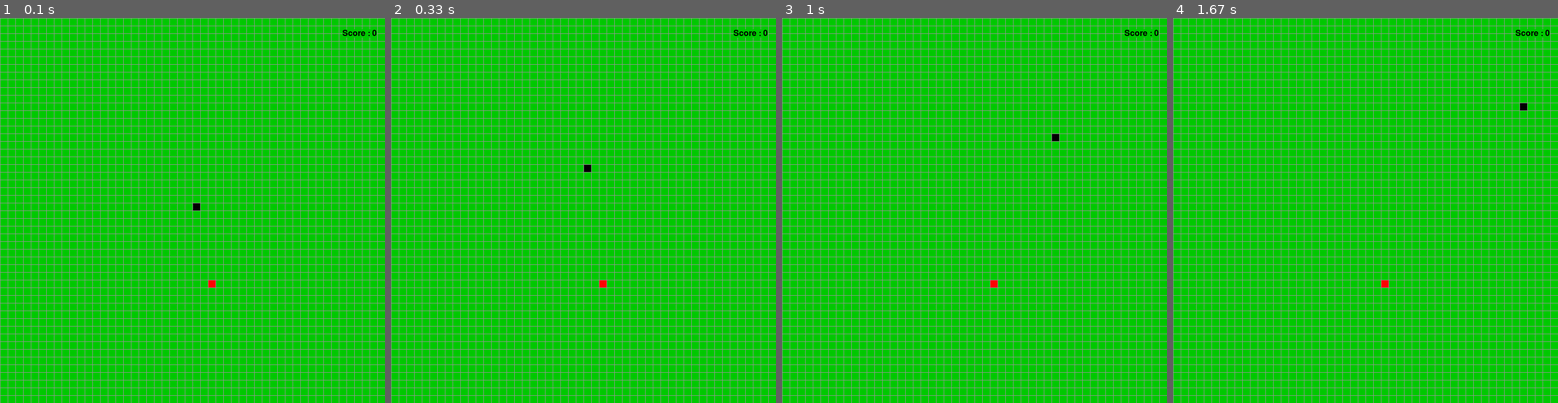
Above: before the commit, frames 1-4 (left to right).
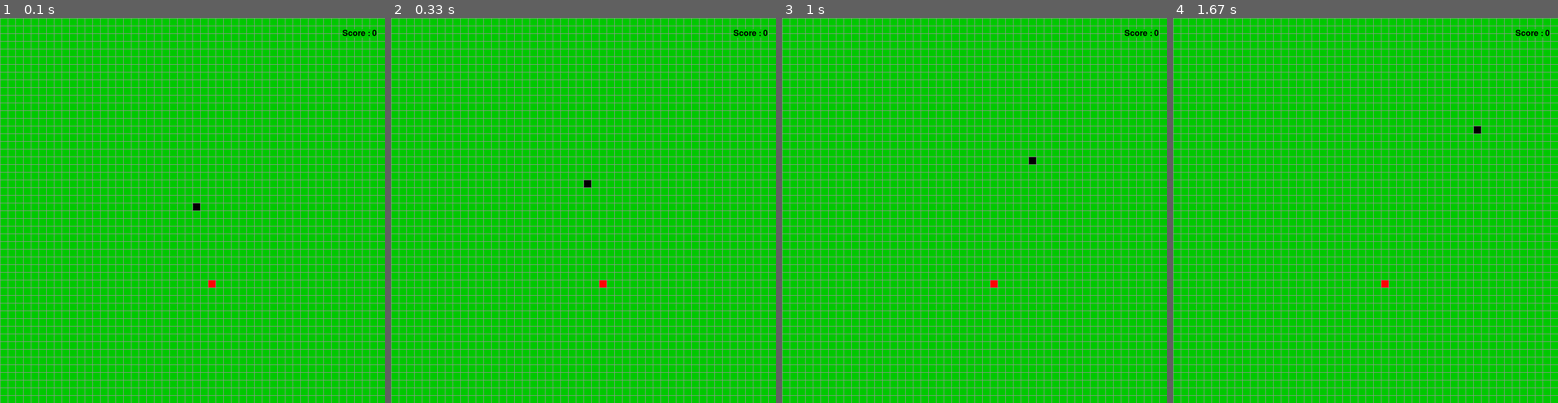
Above: after the commit, the same moments.

Repository: chenxk619/test
Game: pygame game, started from snake.py
Two runs of this game, one before a commit and one after it. Both use one fixed random seed, a clock stepped at 60 frames per second and the inputs below.
Inputs:
- Up to frame 1 (0.1 s): no input
- Up to frame 2 (0.33 s): no input
- Up to frame 3 (1 s): hold Right 0.33-0.8 s; hold Up from 0.83 s (still down)
- Up to frame 4 (1.67 s): release Up at 1.13 s; hold Right 1.17-1.63 s

Frame 1 is identical in both runs. In frame 2, less than 0.1% of the frame differs, in the area x 50-52%, y 38-44%; in frame 3, less than 0.1%; in frame 4, less than 0.1%.

Commit message:
Update snake.py

Diff:
--- a/snake.py
+++ b/snake.py
@@ -125,7 +125,7 @@
 
 			leave = True
 		text, textRect = score(snake)
-		Clock.tick(60)
+		Clock.tick(45)
 		board_update(screen, grid, multiplier, snake, apple, text, textRect)
 
 def score(snake):
